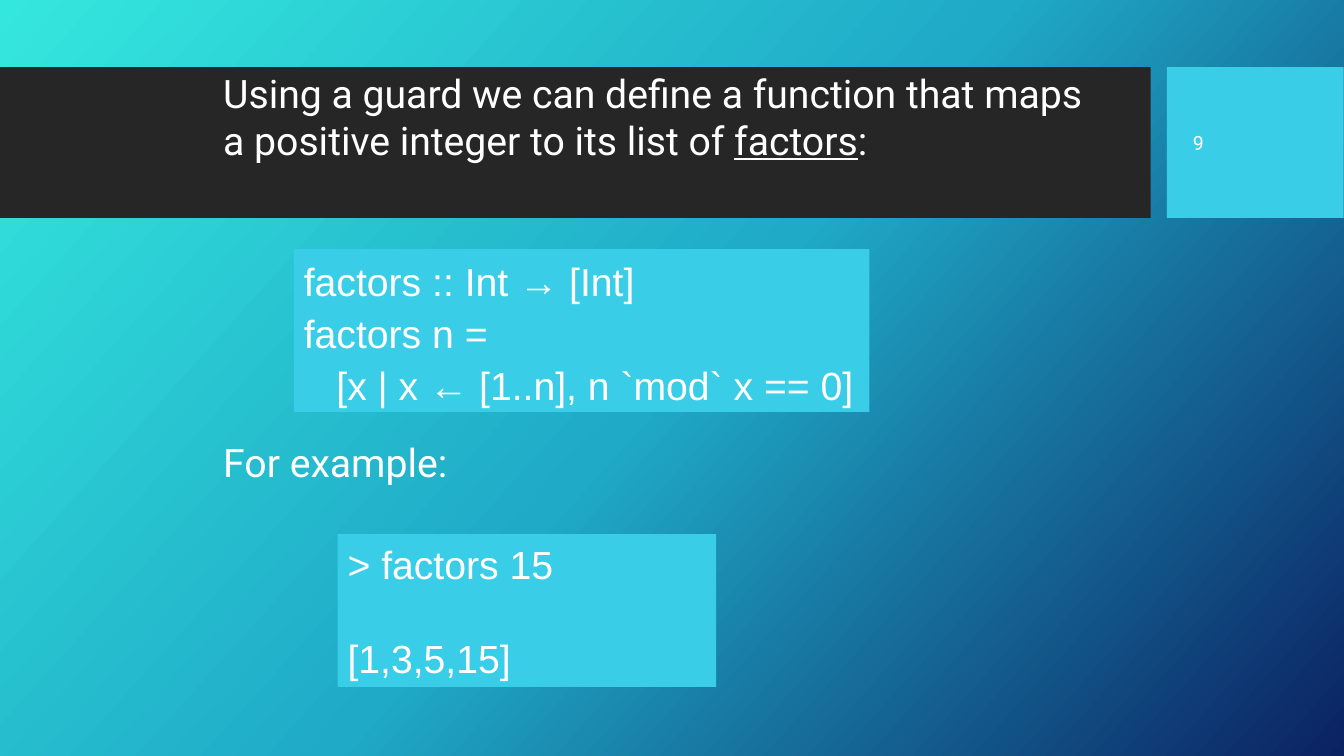
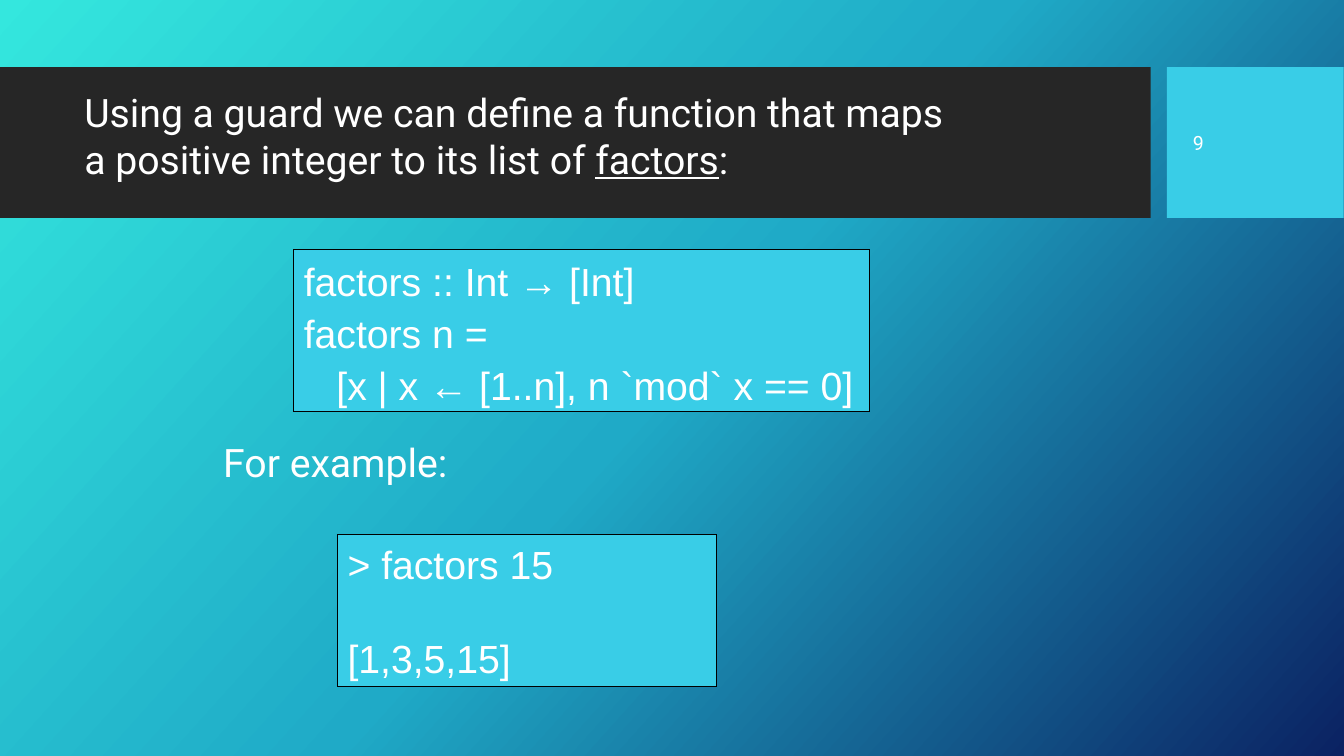
Before and after one commit to Fun-Prog-26/fun-prog-26, a slide deck: slide 10 of topic05-list-comprehensions/unit-05a-lectures/talk-1/a-list-comprehensions.pptx. Drawn at 1344x756 pixels with LibreOffice and Linux fonts; fonts in the diff are those of the drawing; background and template pictures are left out. Boxes give left, top, right and bottom in pixels: in the first picture for what was removed or moved away, otherwise in the second. Text is boxed around its words. In the diff, an @@ line names an element or a change of style, - is before the commit and + after.

```diff
--- a/topic05-list-comprehensions/unit-05a-lectures/talk-1/a-list-comprehensions.pptx
+++ b/topic05-list-comprehensions/unit-05a-lectures/talk-1/a-list-comprehensions.pptx
@@ text "Using a guard we can ...": place and size @@
-text "Using a guard we can ..." at [223,78,1082,163]
+text "Using a guard we can ..." at [84,97,943,182]
@@ rectangle "factors :: Int → [Int]" at [294,249,870,411]: outline none to #000000 0.75 pt @@
@@ rectangle "> factors 15" at [338,534,716,687]: outline none to #000000 0.75 pt @@
```
Also in this commit, not shown: 19 other slides changed, 17 other files.
